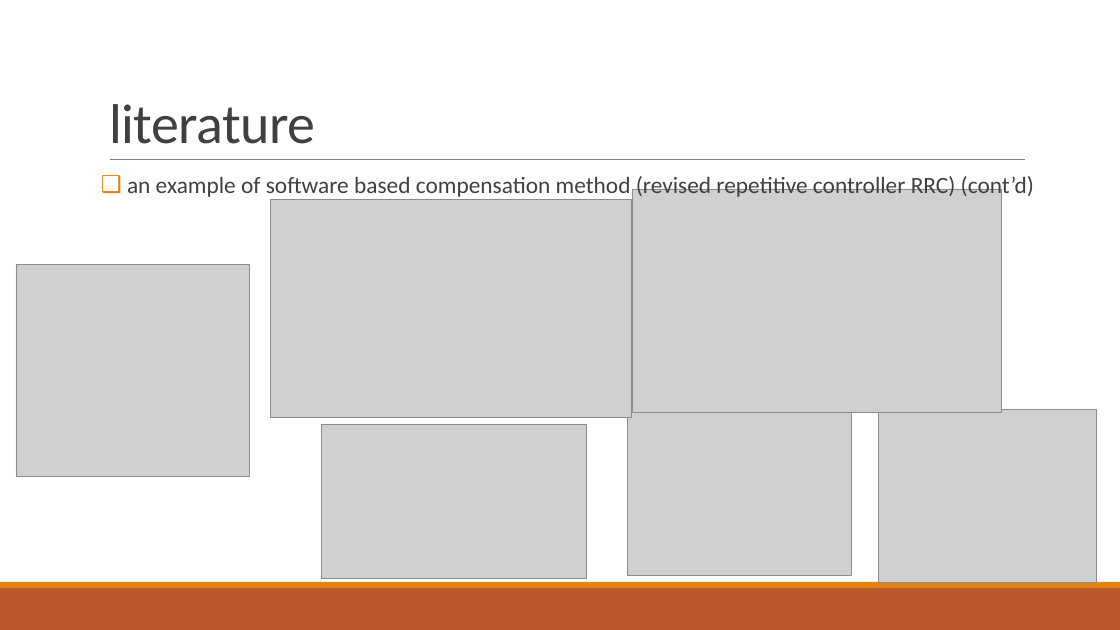
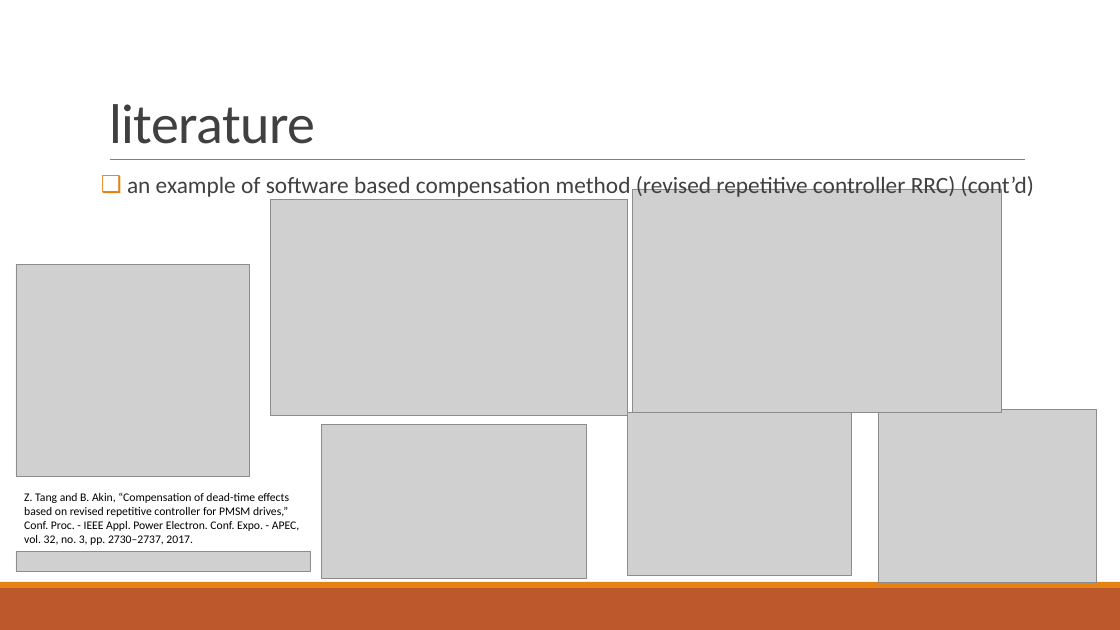
Before and after one commit to hyuruk/doktora, a slide deck: slide 12 of tik/tikMay2018.pptx (slide 10 before the commit). Drawn at 1120x630 pixels with LibreOffice and Linux fonts; fonts in the diff are those of the drawing; grey boxes stand for pictures. Boxes give left, top, right and bottom in pixels: in the first picture for what was removed or moved away, otherwise in the second. Text is boxed around its words. In the diff, an @@ line names an element or a change of style, - is before the commit and + after.

```diff
--- a/tik/tikMay2018.pptx
+++ b/tik/tikMay2018.pptx
@@ picture: place and size @@
-picture at [271, 199, 632, 418]
+picture at [271, 199, 628, 415]
@@ text added at [24, 492, 299, 545], 10 pt, text #000000 @@
+Z. Tang and B. Akin, “Compensation of dead-time effects based on revised repetitive controller for PMSM drives,” Conf. Proc. - IEEE Appl. Power Electron. Conf. Expo. - APEC, vol. 32, no. 3, pp. 2730–2737, 2017.
@@ picture added at [16, 551, 310, 572] @@
```
Also in this commit, not shown: 11 other slides changed, 3 slides added, 1 slide removed, 2 other files.
